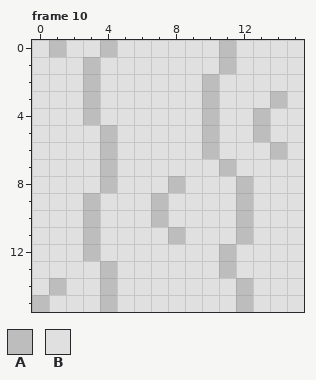
Two versions of one pixel-art file, 设计与资源/block.aseprite. Above, as it was before the edit.
16x16 pixels, 26 frames. Colours within 5 levels of each other are drawn and written as one. Shown: frame 10. The commit also changed other frames, which this record leaves out.
Palette (. is transparent): A #bdbdbd  B #e0e0e0
Pixels before, frame 10, first column x 0:
 0 BABBABBBBBBABBBB
 1 BBBABBBBBBBABBBB
 2 BBBABBBBBBABBBBB
 3 BBBABBBBBBABBBAB
 4 BBBABBBBBBABBABB
 5 BBBBABBBBBABBABB
 6 BBBBABBBBBABBBAB
 7 BBBBABBBBBBABBBB
 8 BBBBABBBABBBABBB
 9 BBBABBBABBBBABBB
10 BBBABBBABBBBABBB
11 BBBABBBBABBBABBB
12 BBBABBBBBBBABBBB
13 BBBBABBBBBBABBBB
14 BABBABBBBBBBABBB
15 ABBBABBBBBBBABBB
After:
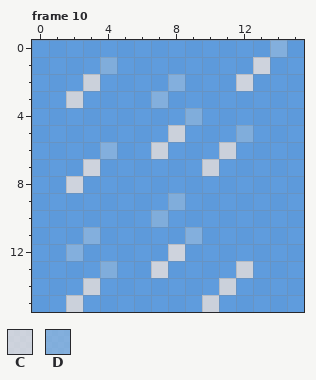
Colours new in this view: C #eef4ffce  D #91c8ffce
Difference:
layer "tree" now hidden
layer "Grass" now shown
colour B: #e0e0e0 -> #65b0ffce
Frame 10, layer "Grass":
y 0: x 1 A -> B; x 4 A -> B; x 11 A -> B; x 14 B -> D
y 1: x 3..4 AB -> BD; x 11 A -> B; x 13 B -> C
y 2: x 3 A -> C; x 8 B -> D; x 10 A -> B; x 12 B -> C
y 3: x 2..3 BA -> CB; x 7 B -> D; x 10 A -> B; x 14 A -> B
y 4: x 3 A -> B; x 9..10 BA -> DB; x 13 A -> B
y 5: x 4 A -> B; x 8 B -> C; x 10 A -> B; x 12..13 BA -> DB
y 6: x 4 A -> D; x 7 B -> C; x 10..11 AB -> BC; x 14 A -> B
y 7: x 3..4 BA -> CB; x 10..11 BA -> CB
y 8: x 2 B -> C; x 4 A -> B; x 8 A -> B; x 12 A -> B
y 9: x 3 A -> B; x 7..8 AB -> BD; x 12 A -> B
y 10: x 3 A -> B; x 7 A -> D; x 12 A -> B
y 11: x 3 A -> D; x 8..9 AB -> BD; x 12 A -> B
y 12: x 2..3 BA -> DB; x 8 B -> C; x 11 A -> B
y 13: x 4 A -> D; x 7 B -> C; x 11..12 AB -> BC
y 14: x 1 A -> B; x 3..4 BA -> CB; x 11..12 BA -> CB
y 15: x 0 A -> B; x 2 B -> C; x 4 A -> B; x 10 B -> C; x 12 A -> B
